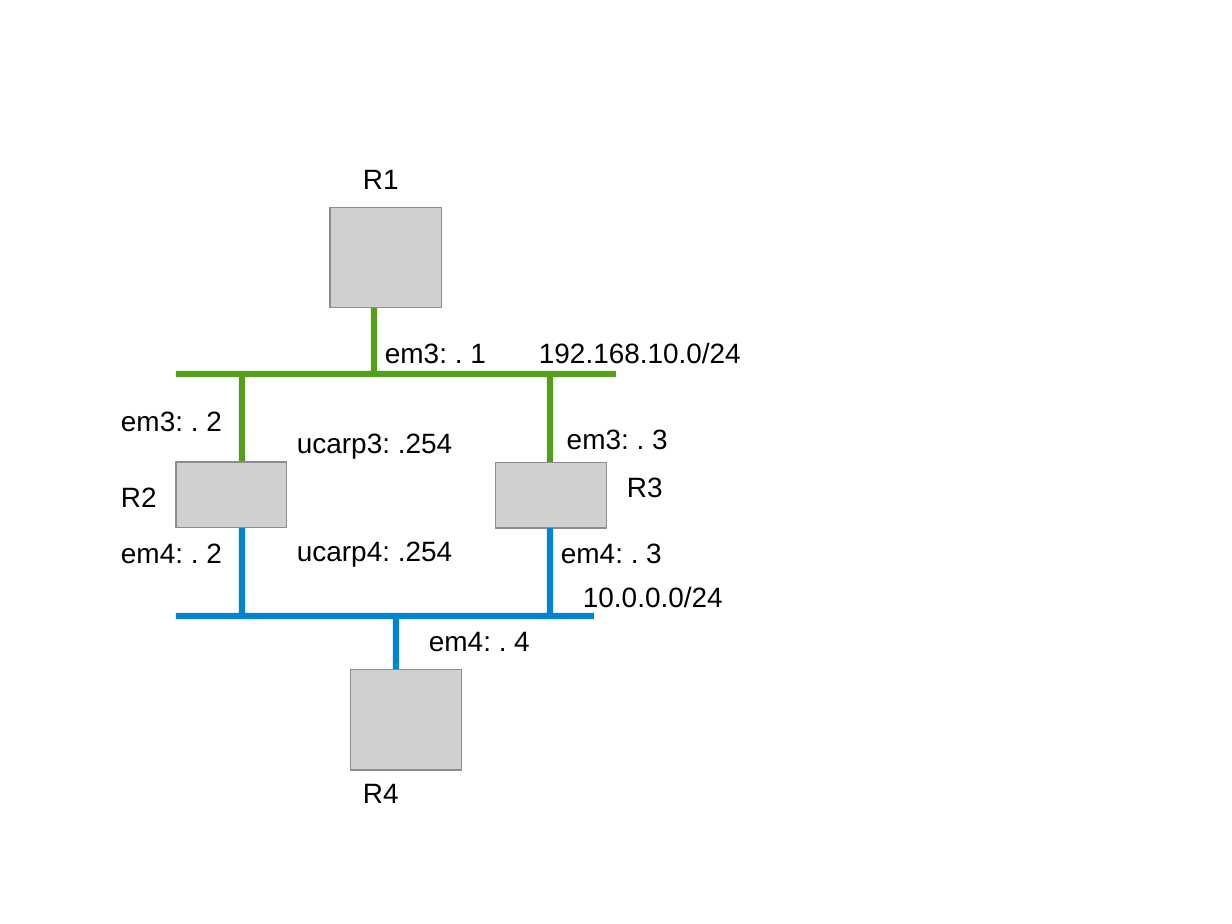
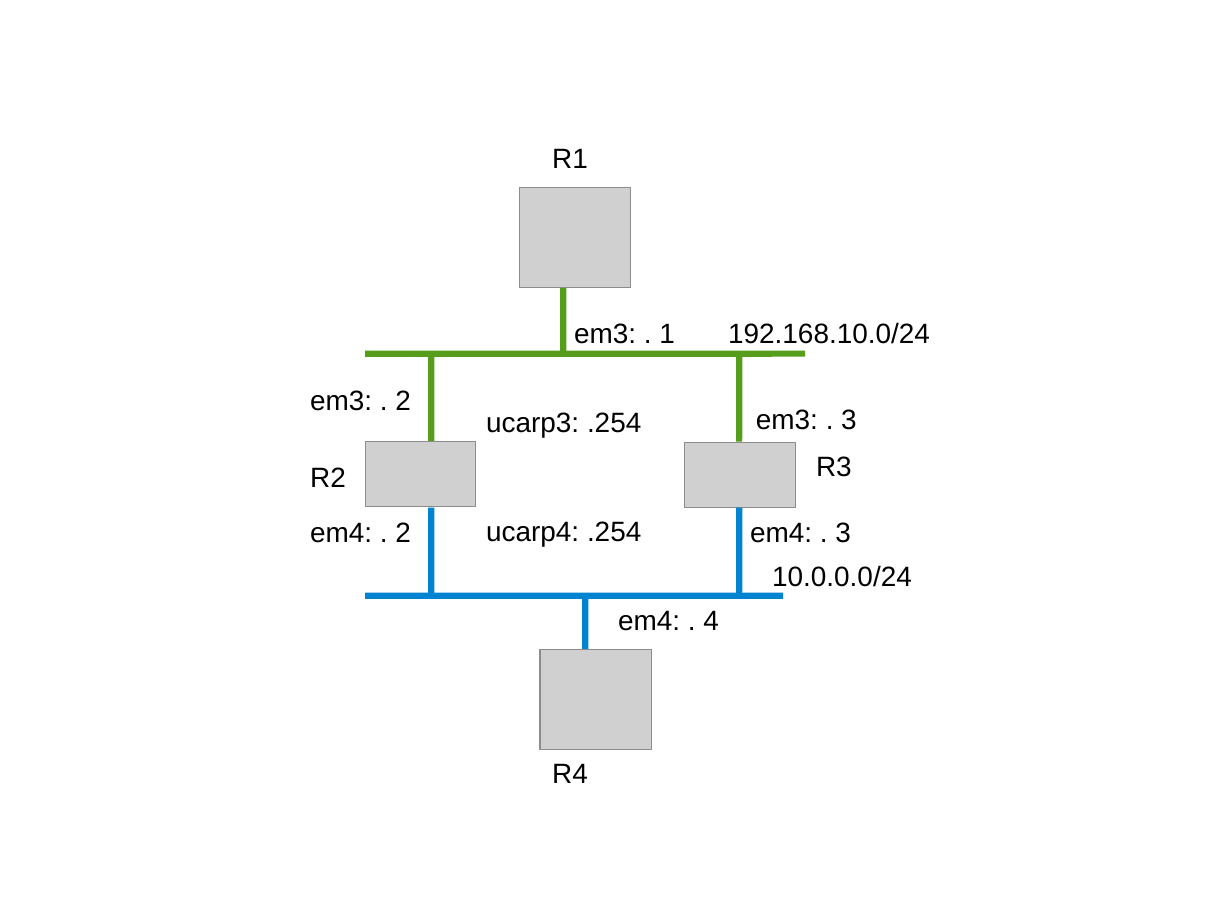
Before and after one commit to ocochard/BSDRP, a slide deck: slide 5 of trunk/docs/labs.examples.odp (slide 4 before the commit). Drawn at 1232x924 pixels with LibreOffice and Linux fonts; fonts in the diff are those of the drawing; grey boxes stand for pictures. Boxes give left, top, right and bottom in pixels: in the first picture for what was removed or moved away, otherwise in the second. Text is boxed around its words. In the diff, an @@ line names an element or a change of style, - is before the commit and + after.

```diff
--- a/trunk/docs/labs.examples.odp
+++ b/trunk/docs/labs.examples.odp
@@ 14 texts, 4 lines, 2 pictures moved together from (x1=121, y1=169, x2=741, y2=803) to (x1=310, y1=148, x2=930, y2=783) @@
@@ line moved from (550, 462) - (550, 375) to (432, 442) - (432, 353) @@
@@ line moved from (243, 462) - (243, 375) to (739, 442) - (739, 353) @@
@@ picture moved from (x1=495, y1=463, x2=606, y2=528) to (x1=366, y1=442, x2=476, y2=506) @@
@@ picture moved from (x1=176, y1=462, x2=286, y2=527) to (x1=685, y1=443, x2=796, y2=508) @@
@@ line moved from (550, 616) - (550, 528) to (432, 596) - (432, 508) @@
@@ line moved from (243, 616) - (243, 528) to (739, 596) - (739, 508) @@
```
Also in this commit, not shown: 2 other slides changed, 4 slides added.
